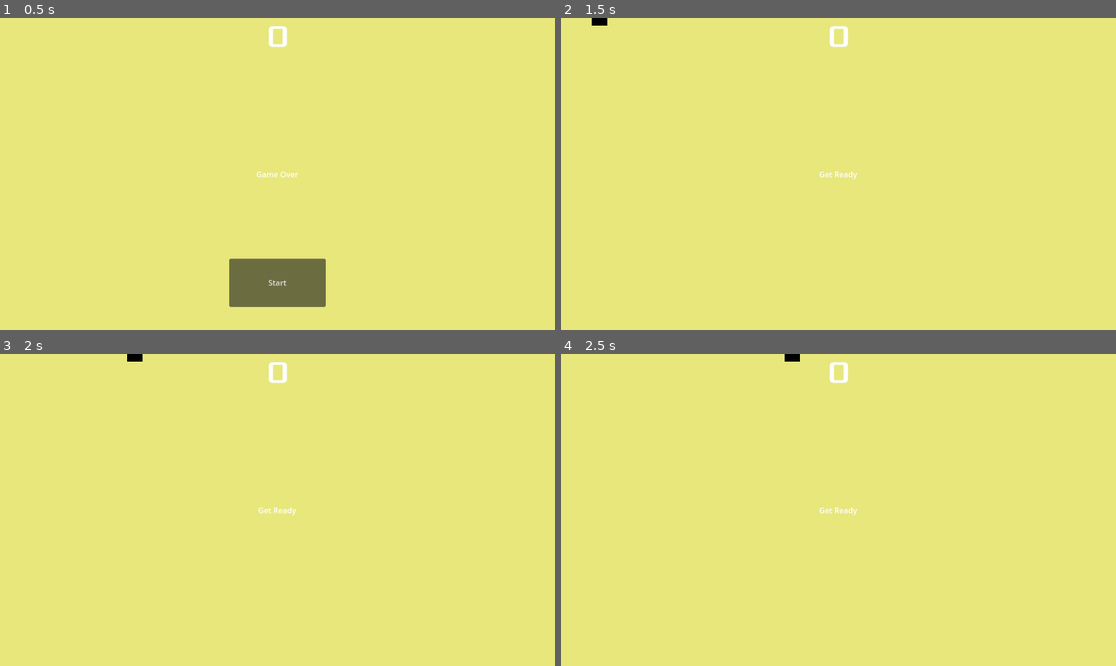
Above: before the commit, frames 1-4 (two rows, left to right).
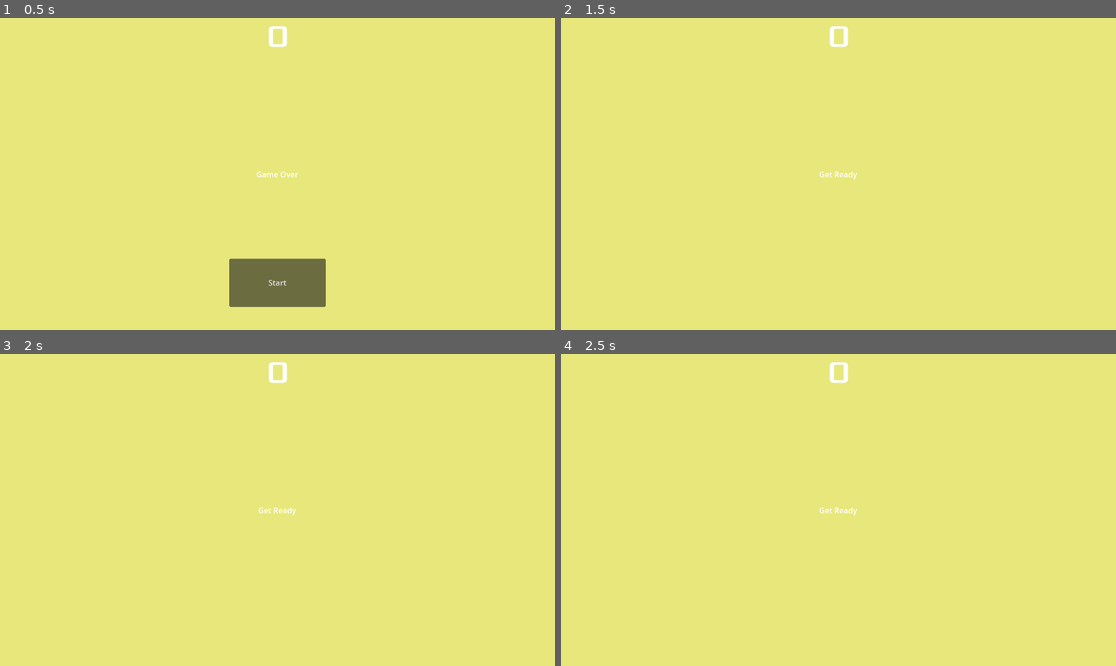
Above: after the commit, the same moments.

Repository: TitledGames/Microwave-Man
Game: Godot game, scene res://main.tscn
The game is run twice, just before and just after one commit, with the same random seed, the same clock (stepped at 60 frames per second) and the same inputs.
Inputs:
- Up to frame 1 (0.5 s): no input
- Up to frame 2 (1.5 s): click "Start" at 0.5 s; tap Enter at 1.25 s; hold Right (move_right) from 1.28 s (still down)
- Up to frame 3 (2 s): keep holding Right (move_right); tap Space (jump) at 1.52 s
- Up to frame 4 (2.5 s): keep holding Right (move_right); tap Space (jump) at 2.27 s

Frame 1 is identical in both runs. In frame 2, less than 0.1% of the frame differs, in the area x 5-9%, y 0-3%; in frame 3, less than 0.1%; in frame 4, less than 0.1%.

Commit message:
player 2 is main

Diff:
--- a/main.gd
+++ b/main.gd
@@ -22,7 +22,7 @@
 
 func new_game():
 	score = 0
-	$Player.start($StartPosition.position)
+	$Player2.start($StartPosition.position)
 	$StartTimer.start()
 	$HUD.update_score(score)
 	$HUD.show_message("Get Ready")
--- a/player_2.gd
+++ b/player_2.gd
@@ -23,3 +23,8 @@
 		velocity.x = move_toward(velocity.x, 0, SPEED)
 
 	move_and_slide()
+
+func start(pos):
+	position = pos
+	show()
+	$PlayerHitbox.disabled = false
--- a/player_2.tscn
+++ b/player_2.tscn
@@ -9,7 +9,7 @@
 floor_constant_speed = true
 script = ExtResource("1_wkcja")
 
-[node name="CollisionShape2D" type="CollisionShape2D" parent="."]
+[node name="PlayerHitbox" type="CollisionShape2D" parent="."]
 shape = SubResource("RectangleShape2D_wkcja")
 
 [node name="Sprite2D" type="Sprite2D" parent="."]
